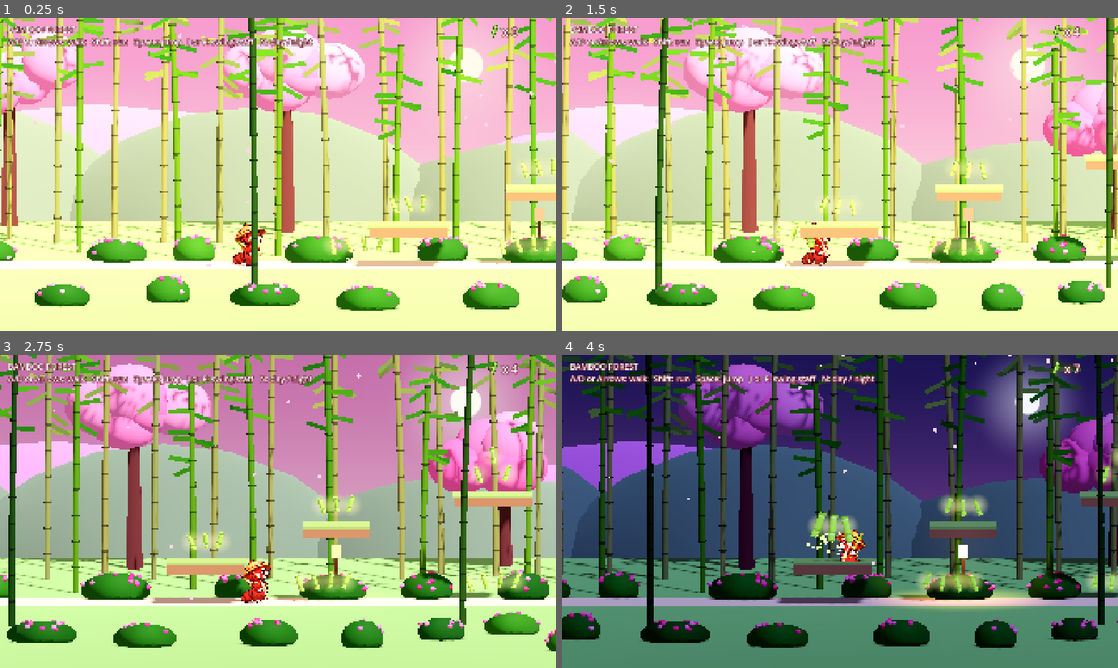
Above: before the commit, frames 1-4 (two rows, left to right).
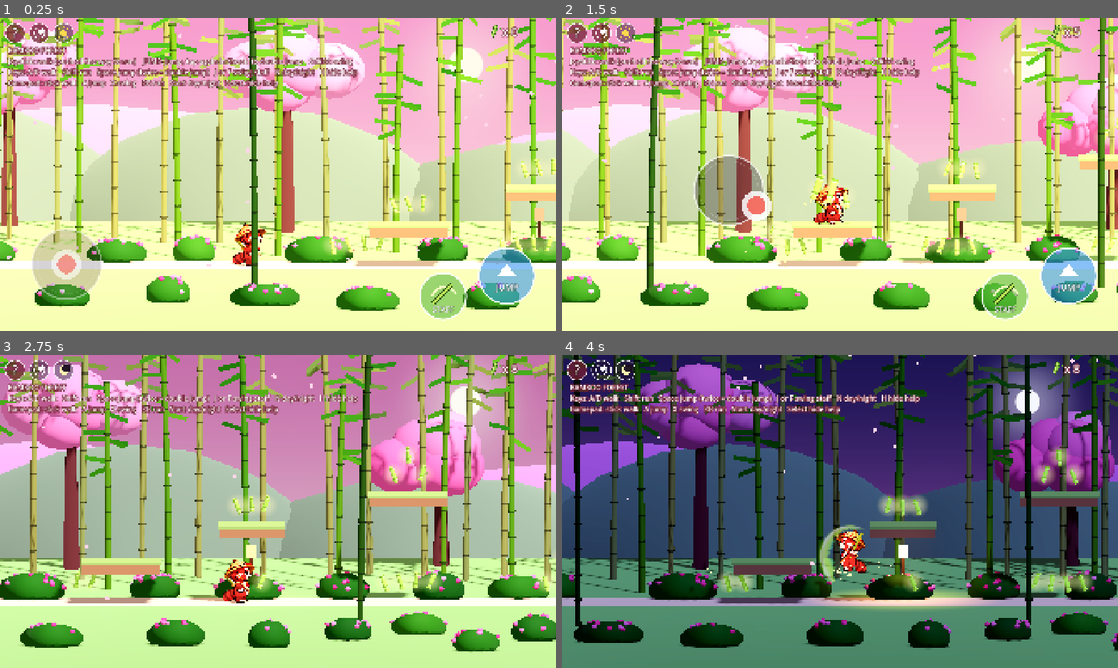
Above: after the commit, the same moments.

Repository: hotspotfufu/FLUTTE-3.5
Game: Godot game, scene res://Scenes/Levels/Level01_BambooForest.tscn
Two runs of this game, one before a commit and one after it. Both use one fixed random seed, a clock stepped at 60 frames per second and the inputs below.
Inputs (mouse positions are in pixels of both pictures, inside the frame that each line leads up to):
- Up to frame 1 (0.25 s): no input
- Up to frame 2 (1.5 s): tap Enter at 0.5 s; move the mouse to (962, 158) at 0.52 s; hold D (flutte_right) 0.53-1.25 s; hold Shift (flutte_run) 0.53-1.25 s; tap J (flutte_attack) at 0.6 s; click (962, 158) at 0.67 s; tap Space (flutte_jump) at 0.77, 1.07 s; drag from (728, 190) to (812, 237) at 1.27 s
- Up to frame 3 (2.75 s): move the mouse to (333, 442) at 2.02 s; hold D (flutte_right) from 2.03 s (still down); hold N (flutte_day_night, bound only after the commit) from 2.03 s (still down); click (333, 442) at 2.17 s; tap T (flutte_toggle_touch, bound only after the commit) at 2.3 s
- Up to frame 4 (4 s): release D (flutte_right) at 2.75 s; release N (flutte_day_night, bound only after the commit) at 2.75 s; drag from (812, 574) to (673, 464) at 2.77 s; move the mouse to (1006, 558) at 3.52 s; hold A (flutte_left) from 3.53 s (still down); tap K at 3.6 s; click (1006, 558) at 3.67 s; tap Space (flutte_jump) at 3.77 s; tap F at 3.8 s

The runs differ from the first frame. In frame 1, 9.6% of the frame differs, in the area x 0-97%, y 1-97%; in frame 2, 41%; in frame 3, 57%, in the area x 0-100%, y 0-96%; in frame 4, 56%.

Commit message:
Add files via upload

Diff:
--- a/Flutte_scripts/Flutte_scripts/flutte_gameplay_setup.gd
+++ b/Flutte_scripts/Flutte_scripts/flutte_gameplay_setup.gd
@@ -53,6 +53,11 @@
 	var hud: CanvasLayer = load(_dir + "/bamboo_hud.gd").new()
 	level.add_child(hud)
 
+	# --- joystick, buttons, show/hide help, day/night button ---
+	var touch: CanvasLayer = load(_dir + "/flutte_touch_controls.gd").new()
+	touch.set("level", level)
+	level.add_child(touch)
+
 	# --- bamboo sticks ---
 	if get_tree().get_nodes_in_group("bamboo").is_empty():
 		_place_bamboo(level, spawn.x)
--- a/Flutte_scripts/Flutte_scripts/flutte_player.gd
+++ b/Flutte_scripts/Flutte_scripts/flutte_player.gd
@@ -9,9 +9,10 @@
 ##     in a big arc, then puts it back (press again mid-swing for a second swing)
 ##
 ## Controls:  A/D or Left/Right = walk     hold Shift = run
-##            Space / W / Up = jump (hold for higher)
+##            Space / W / Up = jump, press again in the air = double jump
 ##            J / K / F = swing the staff
-##            Gamepad: left stick, A = jump, X = attack, RB = run
+##            Gamepad: left stick / D-pad, A = jump, X or B = attack, RB/LB/RT = run
+##            Touch: on-screen joystick + buttons (see flutte_touch_controls.gd)
 
 signal bamboo_changed(total: int)
 signal attacked
@@ -33,6 +34,8 @@
 @export var coyote_time := 0.10
 @export var jump_buffer_time := 0.12
 @export var jump_cut := 0.5
+@export var air_jumps := 1            ## 1 = double jump
+@export var double_jump_velocity := 10.0
 
 @export_group("Attack")
 @export var attack_damage := 1
@@ -112,9 +115,12 @@
 var _staff_hand: Node3D
 var _staff_back: Sprite3D
 var _hitbox: Area3D
-var _trail: MeshInstance3D
-var _trail_mesh: ImmediateMesh
-var _trail_pts: Array = []
+var _spin_root: Node3D
+var _air_jumps_left := 0
+var _flip_t := -1.0
+var _combo := 0
+var _sparks: CPUParticles3D
+static var _slash_shader: Shader
 var _sfx: AudioStreamPlayer
 var _cam: Camera3D
 var _cam_base := Vector3.ZERO
@@ -133,7 +139,7 @@
 	_build_collision()
 	_build_rig()
 	_build_hitbox()
-	_build_trail()
+	_build_sparks()
 	_sfx = AudioStreamPlayer.new()
 	_sfx.stream = _make_whoosh()
 	_sfx.volume_db = -7.0
@@ -175,9 +181,14 @@
 
 
 func _build_rig() -> void:
+	_spin_root = Node3D.new()
+	_spin_root.name = "SpinRoot"
+	_spin_root.position = Vector3(0, 0.85, 0)
+	add_child(_spin_root)
 	_rig = Node3D.new()
 	_rig.name = "Rig"
-	add_child(_rig)
+	_rig.position = Vector3(0, -0.85, 0)
+	_spin_root.add_child(_rig)
 
 	_leg_back = _pivot(_rig, HIP_BACK, ORIGIN)
 	_leg_back.add_child(_sprite("flutte_leg_back.png", R_LEG_BACK, HIP_BACK, -0.030))
@@ -220,19 +231,34 @@
 	add_child(_hitbox)
 
 
-func _build_trail() -> void:
-	_trail_mesh = ImmediateMesh.new()
-	_trail = MeshInstance3D.new()
-	_trail.mesh = _trail_mesh
-	_trail.cast_shadow = GeometryInstance3D.SHADOW_CASTING_SETTING_OFF
+func _build_sparks() -> void:
+	# little glowing flecks thrown off the staff tip while swinging
+	_sparks = CPUParticles3D.new()
+	_sparks.emitting = false
+	_sparks.amount = 28
+	_sparks.lifetime = 0.35
+	_sparks.local_coords = false
+	_sparks.direction = Vector3(0, 1, 0)
+	_sparks.spread = 180.0
+	_sparks.initial_velocity_min = 0.6
+	_sparks.initial_velocity_max = 1.8
+	_sparks.gravity = Vector3(0, -2.0, 0)
+	_sparks.scale_amount_min = 0.4
+	_sparks.scale_amount_max = 1.0
+	var q := QuadMesh.new()
+	q.size = Vector2(0.07, 0.07)
 	var m := StandardMaterial3D.new()
 	m.shading_mode = BaseMaterial3D.SHADING_MODE_UNSHADED
-	m.transparency = BaseMaterial3D.TRANSPARENCY_ALPHA
-	m.vertex_color_use_as_albedo = true
-	m.cull_mode = BaseMaterial3D.CULL_DISABLED
-	_trail.material_override = m
-	_trail.top_level = true
-	add_child(_trail)
+	m.billboard_mode = BaseMaterial3D.BILLBOARD_ENABLED
+	m.albedo_color = Color(0.92, 1.0, 0.6)
+	q.material = m
+	_sparks.mesh = q
+	var curve := Curve.new()
+	curve.add_point(Vector2(0.0, 1.0))
+	curve.add_point(Vector2(1.0, 0.0))
+	_sparks.scale_amount_curve = curve
+	_sparks.top_level = true
+	add_child(_sparks)
 
 
 func _grab_camera() -> void:
@@ -259,11 +285,21 @@
 		var g := gravity * (fall_multiplier if velocity.y < 0.0 else 1.0)
 		velocity.y = maxf(velocity.y - g * delta, -max_fall_speed)
 
+	if on_floor:
+		_air_jumps_left = air_jumps
 	if _jump_buf > 0.0 and _coyote > 0.0:
 		velocity.y = jump_velocity
 		_jump_buf = 0.0
 		_coyote = 0.0
 		_squash = Vector2(0.86, 1.16)
+	elif Input.is_action_just_pressed("flutte_jump") and not on_floor and _coyote <= 0.0 and _air_jumps_left > 0:
+		# double jump: a fresh boost upward with a front flip and a puff of air
+		_air_jumps_left -= 1
+		_jump_buf = 0.0
+		velocity.y = double_jump_velocity
+		_squash = Vector2(0.8, 1.2)
+		_flip_t = 0.0
+		_puff()
 	if Input.is_action_just_released("flutte_jump") and velocity.y > 0.0:
 		velocity.y *= jump_cut
 
@@ -374,6 +410,7 @@
 			_arm = lerpf(ARM_FOLLOW, ARM_BACK, _ease_in_out(_atk_t / T_SHEATHE))
 			if _atk_t >= T_SHEATHE:
 				_set_staff_in_hand(false)   # staff goes back on his back
+				_combo = 0
 				_start(Atk.RETURN)
 		Atk.RETURN:
 			# lower the arm down his back to rest (360 degrees == hanging down)
@@ -389,8 +426,10 @@
 	_atk_from = _arm
 	if state == Atk.SWING:
 		_hit_list.clear()
-		_trail_pts.clear()
-		_sfx.pitch_scale = randf_range(0.92, 1.12)
+		_combo += 1
+		_spawn_slash(_combo % 2 == 0)
+		_sparks.emitting = true
+		_sfx.pitch_scale = randf_range(0.92, 1.12) + (0.12 if _combo % 2 == 0 else 0.0)
 		_sfx.play()
 		if is_on_floor():
 			velocity.x += facing * 1.6
@@ -507,31 +546,141 @@
 	_rig.scale = Vector3(-sx * _squash.x, _squash.y, 1.0)
 
 	_hitbox.position = Vector3(facing * 0.75, 0.95, 0.0)
-	_update_trail(delta)
+	_update_flip(delta)
+	if _sparks.emitting:
+		_sparks.global_position = _staff_hand.to_global(Vector3((1.0 - STAFF_GRIP) * STAFF_LEN * PX * STAFF_SCALE, 0, 0.03))
+		if _atk != Atk.SWING and _atk != Atk.FOLLOW:
+			_sparks.emitting = false
 	_update_camera(delta)
 
 
-func _update_trail(_delta: float) -> void:
-	var swinging := _atk == Atk.SWING or _atk == Atk.FOLLOW
-	if swinging and _staff_hand.visible:
-		var tip := _staff_hand.to_global(Vector3((1.0 - STAFF_GRIP) * STAFF_LEN * PX * STAFF_SCALE, 0, 0.02))
-		var mid := _staff_hand.to_global(Vector3(0.4 * STAFF_LEN * PX * STAFF_SCALE, 0, 0.02))
-		_trail_pts.append([tip, mid, 1.0])
-	for p in _trail_pts:
-		p[2] -= 0.16
-	while _trail_pts.size() > 0 and _trail_pts[0][2] <= 0.0:
-		_trail_pts.pop_front()
-	_trail_mesh.clear_surfaces()
-	if _trail_pts.size() < 2:
+func _update_flip(delta: float) -> void:
+	if _flip_t < 0.0:
+		_spin_root.rotation.z = 0.0
 		return
-	_trail_mesh.surface_begin(Mesh.PRIMITIVE_TRIANGLE_STRIP)
-	for p in _trail_pts:
-		var a: float = p[2]
-		_trail_mesh.surface_set_color(Color(1.0, 1.0, 0.9, 0.6 * a))
-		_trail_mesh.surface_add_vertex(p[0])
-		_trail_mesh.surface_set_color(Color(0.75, 1.0, 0.55, 0.0))
-		_trail_mesh.surface_add_vertex(p[1])
-	_trail_mesh.surface_end()
+	_flip_t += delta / 0.42
+	if _flip_t >= 1.0 or is_on_floor():
+		_flip_t = -1.0
+		_spin_root.rotation.z = 0.0
+		return
+	var k := 1.0 - pow(1.0 - _flip_t, 2.2)
+	_spin_root.rotation.z = -float(facing) * TAU * k   # forward somersault
+
+
+func _puff() -> void:
+	# a ring of air under his feet for the double jump
+	var ring := MeshInstance3D.new()
+	var q := QuadMesh.new()
+	q.size = Vector2(0.9, 0.9)
+	ring.mesh = q
+	var m := ShaderMaterial.new()
+	var sh := Shader.new()
+	sh.code = """
+shader_type spatial;
+render_mode unshaded, cull_disabled, depth_draw_never, shadows_disabled;
+uniform float t = 0.0;
+void fragment() {
+	vec2 p = (UV - 0.5) * 2.0;
+	p.y *= 2.6;
+	float r = length(p);
+	float e = 0.55 + t * 0.38;
+	float ring = smoothstep(e - 0.16, e - 0.05, r) * (1.0 - smoothstep(e, e + 0.04, r));
+	ALBEDO = vec3(1.0, 1.0, 0.95);
+	ALPHA = ring * (1.0 - t) * 0.9;
+}
+"""
+	m.shader = sh
+	ring.material_override = m
+	ring.cast_shadow = GeometryInstance3D.SHADOW_CASTING_SETTING_OFF
+	get_parent().add_child(ring)
+	ring.global_position = global_position + Vector3(0, 0.05, 0.05)
+	var tw := ring.create_tween()
+	tw.tween_method(func(v: float): m.set_shader_parameter("t", v), 0.0, 1.0, 0.35)
+	tw.parallel().tween_property(ring, "scale", Vector3(1.8, 1.8, 1.0), 0.35)
+	tw.tween_callback(ring.queue_free)
+
+
+# ======================================================================= swing effect
+## A glowing crescent "slash" that sweeps along the path of the staff:
+## bright white core on the outside edge, fading through lime and green into
+## ragged teal streaks on the inside. The second hit of a combo is pink & gold.
+func _spawn_slash(alt: bool) -> void:
+	if _slash_shader == null:
+		_slash_shader = Shader.new()
+		_slash_shader.code = SLASH_SHADER
+	var m := ShaderMaterial.new()
+	m.shader = _slash_shader
+	m.set_shader_parameter("seed", randf() * 100.0)
+	if alt:
+		m.set_shader_parameter("c_core", Color(1.0, 0.98, 0.9))
+		m.set_shader_parameter("c_mid", Color(1.0, 0.75, 0.3))
+		m.set_shader_parameter("c_edge", Color(1.0, 0.3, 0.6))
+	var q := QuadMesh.new()
+	q.size = Vector2(2.5, 2.5)
+	var slash := MeshInstance3D.new()
+	slash.mesh = q
+	slash.material_override = m
+	slash.cast_shadow = GeometryInstance3D.SHADOW_CASTING_SETTING_OFF
+	# centred on the shoulder, in front of Flutte; it flips with him
+	slash.position = _p(SHOULDER, HIPS) + Vector3(0, 0, 0.08)
+	_upper.add_child(slash)
+	var tw := slash.create_tween()
+	tw.tween_method(func(v: float): m.set_shader_parameter("progress", v), 0.0, 1.0, T_SWING * 1.15).set_ease(Tween.EASE_OUT).set_trans(Tween.TRANS_QUAD)
+	tw.tween_method(func(v: float): m.set_shader_parameter("fade", v), 1.0, 0.0, 0.26)
+	tw.parallel().tween_property(slash, "scale", Vector3(1.12, 1.12, 1.0), 0.26)
+	tw.tween_callback(slash.queue_free)
+
+
+const SLASH_SHADER := """
+shader_type spatial;
+render_mode unshaded, cull_disabled, depth_draw_never, shadows_disabled;
+
+uniform float progress = 0.0;   // how far the slash has swept (0..1)
+uniform float fade = 1.0;
+uniform float a0 = 1.0;         // start angle (radians) - up behind his head
+uniform float a1 = 4.15;        // end angle - down in front of him
+uniform float radius = 0.88;
+uniform float width = 0.62;
+uniform float seed = 0.0;
+uniform vec3 c_core : source_color = vec3(1.0, 1.0, 0.9);
+uniform vec3 c_mid : source_color = vec3(0.78, 1.0, 0.25);
+uniform vec3 c_edge : source_color = vec3(0.05, 0.7, 0.55);
+
+float hash(float n) { return fract(sin(n * 12.9898 + seed) * 43758.5453); }
+float vnoise(float x) {
+	float i = floor(x);
+	float f = fract(x);
+	f = f * f * (3.0 - 2.0 * f);
+	return mix(hash(i), hash(i + 1.0), f);
+}
+
+void fragment() {
+	vec2 p = (UV - 0.5) * 2.0;
+	p.y = -p.y;
+	float r = length(p);
+	float a = atan(p.y, p.x);
+	float span = a1 - a0;
+	float da = mod(a - a0 + 6.2831853, 6.2831853);
+	float s = da / span;                         // 0 at the start of the arc, 1 at the end
+	if (s > progress || s > 1.0) {
+		discard;
+	}
+	float tail = clamp(s / max(progress, 0.001), 0.0, 1.0);   // 0 = oldest, 1 = staff tip
+	float th = width * pow(tail, 0.7) * (1.0 - 0.75 * smoothstep(0.86, 1.0, tail));
+	th = max(th, 0.0005);
+	float d = (radius - r) / th;                 // 0 on the outer edge, 1 on the inner edge
+	float rag = vnoise(s * 24.0) * 0.5 + vnoise(s * 57.0) * 0.3;
+	float inner = 1.0 - rag * (0.9 - 0.5 * tail);
+	float band = smoothstep(-0.12, 0.04, d) * (1.0 - smoothstep(inner - 0.3, inner, d));
+	vec3 col = mix(c_core, c_mid, smoothstep(0.04, 0.35, d));
+	col = mix(col, c_edge, smoothstep(0.35, 0.85, d));
+	float glow = (1.0 - smoothstep(0.0, 0.09, r - radius)) * step(radius, r) * 0.55;
+	col = mix(col, c_mid, step(radius, r));
+	float alpha = max(band, glow * tail) * smoothstep(0.0, 0.18, tail) * fade;
+	ALBEDO = col;
+	ALPHA = clamp(alpha, 0.0, 1.0);
+}
+"""
 
 
 func _update_camera(delta: float) -> void:
@@ -553,8 +702,8 @@
 	_add_action("flutte_left", [KEY_A, KEY_LEFT], [JOY_BUTTON_DPAD_LEFT], [JOY_AXIS_LEFT_X, -1.0])
 	_add_action("flutte_right", [KEY_D, KEY_RIGHT], [JOY_BUTTON_DPAD_RIGHT], [JOY_AXIS_LEFT_X, 1.0])
 	_add_action("flutte_jump", [KEY_SPACE, KEY_W, KEY_UP], [JOY_BUTTON_A])
-	_add_action("flutte_run", [KEY_SHIFT], [JOY_BUTTON_RIGHT_SHOULDER])
-	_add_action("flutte_attack", [KEY_J, KEY_K, KEY_F], [JOY_BUTTON_X])
+	_add_action("flutte_run", [KEY_SHIFT], [JOY_BUTTON_RIGHT_SHOULDER, JOY_BUTTON_LEFT_SHOULDER], [JOY_AXIS_TRIGGER_RIGHT, 1.0])
+	_add_action("flutte_attack", [KEY_J, KEY_K, KEY_F], [JOY_BUTTON_X, JOY_BUTTON_B, JOY_BUTTON_Y])
 
 
 static func _add_action(action: String, keys: Array, joy: Array, axis: Array = []) -> void:
--- /dev/null
+++ b/Flutte_scripts/Flutte_scripts/flutte_touch_controls.gd
@@ -0,0 +1,329 @@
+extends CanvasLayer
+## On-screen controls for FLUTTE.
+##   * Virtual joystick (left side): drag anywhere on the left of the screen.
+##     Push a little to walk, push all the way to run.
+##   * JUMP button (bottom right) - tap again in the air to double jump.
+##   * STAFF button - swing the bamboo staff.
+##   * Top-left buttons:  ?  = show / hide the instructions
+##                        joystick icon = show / hide the touch controls
+##                        sun / moon = day / night
+## Keyboard shortcuts: H = instructions, T = touch controls, N = day / night.
+## Gamepad: Back/Select = instructions, Start = day / night.
+## The touch controls start visible on phones/tablets and hidden on computers.
+
+const JOY_RADIUS := 120.0
+const KNOB_RADIUS := 52.0
+const JUMP_RADIUS := 96.0
+const STAFF_RADIUS := 80.0
+const TOP_RADIUS := 34.0
+const RUN_PUSH := 0.85
+const DEAD_ZONE := 0.18
+
+var level: Node = null
+var controls_visible := false
+var help_visible := true
+
+var _canvas: Control
+var _joy_index := -1
+var _joy_base := Vector2.ZERO
+var _joy_knob := Vector2.ZERO
+var _jump_index := -1
+var _staff_index := -1
+var _hint: Label = null
+var _day_night: Node = null
+var _font: Font
+
+
+func _ready() -> void:
+	layer = 30
+	add_to_group("flutte_touch_controls")
+	controls_visible = DisplayServer.is_touchscreen_available()
+	_font = ThemeDB.fallback_font
+	_canvas = Control.new()
+	_canvas.mouse_filter = Control.MOUSE_FILTER_IGNORE
+	_canvas.set_anchors_preset(Control.PRESET_FULL_RECT)
+	_canvas.draw.connect(_draw_controls)
+	add_child(_canvas)
+	_add_shortcut("flutte_toggle_help", KEY_H, JOY_BUTTON_BACK)
+	_add_shortcut("flutte_toggle_touch", KEY_T, -1)
+	_add_shortcut("flutte_day_night", KEY_N, JOY_BUTTON_START)
+	_hook_level.call_deferred()
+
+
+func _hook_level() -> void:
+	if level == null:
+		level = get_tree().current_scene
+	if level == null:
+		return
+	_hint = level.get_node_or_null("HUD/Hint") as Label
+	if _hint:
+		_hint.offset_top = 96.0
+		_hint.offset_right = 1880.0
+		_hint.add_theme_font_size_override("font_size", 24)
+		_hint.autowrap_mode = TextServer.AUTOWRAP_WORD_SMART
+	_day_night = level.get_node_or_null("DayNight")
+	if _day_night:
+		# the old "double-tap anywhere" switch fights with the touch buttons,
+		# so day / night now lives on its own button (and the N key)
+		_day_night.set_process_unhandled_input(false)
+	_refresh_hint()
+
+
+func _process(_delta: float) -> void:
+	_canvas.queue_redraw()
+
+
+# ------------------------------------------------------------------ layout
+func _size() -> Vector2:
+	return _canvas.size if _canvas.size.x > 10.0 else get_viewport().get_visible_rect().size
+
+
+func _joy_home() -> Vector2:
+	var s := _size()
+	return Vector2(230.0, s.y - 230.0)
+
+
+func _jump_pos() -> Vector2:
+	var s := _size()
+	return Vector2(s.x - 170.0, s.y - 190.0)
+
+
+func _staff_pos() -> Vector2:
+	var s := _size()
+	return Vector2(s.x - 390.0, s.y - 120.0)
+
+
+func _top_pos(i: int) -> Vector2:
+	return Vector2(52.0 + i * 84.0, 52.0)
+
+
+# ------------------------------------------------------------------ input
+func _input(event: InputEvent) -> void:
+	if event.is_action_pressed("flutte_toggle_help"):
+		_toggle_help()
+	elif event.is_action_pressed("flutte_toggle_touch"):
+		_toggle_controls()
+	elif event.is_action_pressed("flutte_day_night"):
+		_toggle_day_night()
+
+	if event is InputEventScreenTouch:
+		var t := event as InputEventScreenTouch
+		var pos := _to_canvas(t.position)
+		if t.pressed:
+			if _handle_press(t.index, pos):
+				get_viewport().set_input_as_handled()
+		else:
+			if _handle_release(t.index):
+				get_viewport().set_input_as_handled()
+	elif event is InputEventScreenDrag:
+		var d := event as InputEventScreenDrag
+		if d.index == _joy_index:
+			_move_joy(_to_canvas(d.position))
+			get_viewport().set_input_as_handled()
+
+
+func _to_canvas(p: Vector2) -> Vector2:
+	# touch positions arrive in viewport space; the canvas may be scaled
+	return _canvas.get_global_transform_with_canvas().affine_inverse() * p
+
+
+func _handle_press(index: int, pos: Vector2) -> bool:
+	# top-left buttons work even when the touch controls are hidden
+	for i in 3:
+		if pos.distance_to(_top_pos(i)) <= TOP_RADIUS + 14.0:
+			match i:
+				0: _toggle_help()
+				1: _toggle_controls()
+				2: _toggle_day_night()
+			return true
+	if not controls_visible:
+		return false
+	if pos.distance_to(_jump_pos()) <= JUMP_RADIUS + 20.0:
+		_jump_index = index
+		Input.action_press("flutte_jump")
+		return true
+	if pos.distance_to(_staff_pos()) <= STAFF_RADIUS + 20.0:
+		_staff_index = index
+		Input.action_press("flutte_attack")
+		return true
+	var s := _size()
+	if pos.x < s.x * 0.45 and pos.y > 140.0 and _joy_index == -1:
+		_joy_index = index
+		_joy_base = pos
+		_joy_knob = pos
+		_apply_joy()
+		return true
+	return false
+
+
+func _handle_release(index: int) -> bool:
+	if index < 0:
+		return false
+	if index == _jump_index:
+		_jump_index = -1
+		Input.action_release("flutte_jump")
+		return true
+	if index == _staff_index:
+		_staff_index = -1
+		Input.action_release("flutte_attack")
+		return true
+	if index == _joy_index:
+		_joy_index = -1
+		_release_move()
+		return true
+	return false
+
+
+func _move_joy(pos: Vector2) -> void:
+	var v := pos - _joy_base
+	if v.length() > JOY_RADIUS:
+		# drag the base along so the stick never "runs out"
+		_joy_base = pos - v.normalized() * JOY_RADIUS
+		v = pos - _joy_base
+	_joy_knob = _joy_base + v
+	_apply_joy()
+
+
+func _apply_joy() -> void:
+	var v := (_joy_knob - _joy_base) / JOY_RADIUS
+	var x := clampf(v.x, -1.0, 1.0)
+	if absf(x) < DEAD_ZONE:
+		_release_move()
+		return
+	var strength := clampf((absf(x) - DEAD_ZONE) / (1.0 - DEAD_ZONE) * 1.15, 0.25, 1.0)
+	if x > 0.0:
+		Input.action_release("flutte_left")
+		Input.action_press("flutte_right", strength)
+	else:
+		Input.action_release("flutte_right")
+		Input.action_press("flutte_left", strength)
+	if absf(x) >= RUN_PUSH:
+		Input.action_press("flutte_run")
+	else:
+		Input.action_release("flutte_run")
+
+
+func _release_move() -> void:
+	Input.action_release("flutte_left")
+	Input.action_release("flutte_right")
+	Input.action_release("flutte_run")
+
+
+# ------------------------------------------------------------------ toggles
+func _toggle_help() -> void:
+	help_visible = not help_visible
+	if _hint:
+		_hint.visible = help_visible
+
+
+func _toggle_controls() -> void:
+	controls_visible = not controls_visible
+	if not controls_visible:
+		_joy_index = -1
+		_jump_index = -1
+		_staff_index = -1
+		_release_move()
+		Input.action_release("flutte_jump")
+		Input.action_release("flutte_attack")
+	_refresh_hint()
+
+
+func _toggle_day_night() -> void:
+	if _day_night and _day_night.has_method("set_night"):
+		_day_night.call("set_night", not bool(_day_night.get("_is_night")))
+
+
+func _refresh_hint() -> void:
+	if _hint == null:
+		return
+	var t := "BAMBOO FOREST\n"
+	if controls_visible:
+		t += "Joystick: walk (push all the way to run)    JUMP: jump, tap again in the air to double jump    STAFF: swing\n"
+	t += "Keys: A/D walk   Shift run   Space jump (twice = double jump)   J or F swing staff   N day/night   H hide help\n"
+	t += "Gamepad: stick walk   A jump   X swing   RB run   Start day/night   Select hide help"
+	_hint.text = t
+	_hint.visible = help_visible
+
+
+func _add_shortcut(action: String, key: Key, joy: int) -> void:
+	if not InputMap.has_action(action):
+		InputMap.add_action(action)
+	if InputMap.action_get_events(action).size() > 0:
+		return
+	var e := InputEventKey.new()
+	e.physical_keycode = key
+	InputMap.action_add_event(action, e)
+	if joy >= 0:
+		var j := InputEventJoypadButton.new()
+		j.button_index = joy as JoyButton
+		InputMap.action_add_event(action, j)
+
+
+# ------------------------------------------------------------------ drawing
+func _draw_controls() -> void:
+	var c := _canvas
+	# top-left buttons
+	_round_button(_top_pos(0), TOP_RADIUS, help_visible)
+	_text_center("?", _top_pos(0), 40, Color.WHITE)
+	_round_button(_top_pos(1), TOP_RADIUS, controls_visible)
+	_draw_joy_icon(_top_pos(1))
+	_round_button(_top_pos(2), TOP_RADIUS, false)
+	_draw_sun_moon(_top_pos(2))
+
+	if not controls_visible:
+		return
+	# joystick
+	var base := _joy_base if _joy_index != -1 else _joy_home()
+	var knob := _joy_knob if _joy_index != -1 else _joy_home()
+	var a := 0.55 if _joy_index != -1 else 0.3
+	c.draw_circle(base, JOY_RADIUS, Color(0.1, 0.05, 0.12, a * 0.6))
+	c.draw_arc(base, JOY_RADIUS, 0.0, TAU, 48, Color(1, 1, 1, a + 0.15), 5.0, true)
+	c.draw_arc(base, JOY_RADIUS * RUN_PUSH, 0.0, TAU, 48, Color(1, 1, 1, a * 0.4), 2.0, true)
+	c.draw_circle(knob, KNOB_RADIUS, Color(1, 1, 1, a + 0.3))
+	c.draw_circle(knob, KNOB_RADIUS * 0.62, Color(0.95, 0.35, 0.3, a + 0.3))
+
+	# jump
+	var jp := _jump_pos()
+	var jdown := _jump_index != -1
+	c.draw_circle(jp, JUMP_RADIUS, Color(0.15, 0.55, 0.95, 0.85 if jdown else 0.55))
+	c.draw_arc(jp, JUMP_RADIUS, 0.0, TAU, 48, Color(1, 1, 1, 0.9), 5.0, true)
+	c.draw_colored_polygon(PackedVector2Array([jp + Vector2(0, -42), jp + Vector2(-34, 2), jp + Vector2(34, 2)]), Color.WHITE)
+	_text_center("JUMP", jp + Vector2(0, 40), 30, Color.WHITE)
+
+	# staff
+	var sp := _staff_pos()
+	var sdown := _staff_index != -1
+	c.draw_circle(sp, STAFF_RADIUS, Color(0.3, 0.7, 0.2, 0.85 if sdown else 0.55))
+	c.draw_arc(sp, STAFF_RADIUS, 0.0, TAU, 48, Color(1, 1, 1, 0.9), 5.0, true)
+	c.draw_arc(sp + Vector2(6, 14), 46.0, deg_to_rad(200), deg_to_rad(330), 16, Color(1, 1, 0.8, 0.9), 7.0, true)
+	c.draw_line(sp + Vector2(-34, 24), sp + Vector2(30, -40), Color(0.2, 0.35, 0.08), 13.0)
+	c.draw_line(sp + Vector2(-34, 24), sp + Vector2(30, -40), Color(0.75, 0.9, 0.35), 8.0)
+	_text_center("STAFF", sp + Vector2(0, 46), 26, Color.WHITE)
+
+
+func _round_button(p: Vector2, r: float, on: bool) -> void:
+	_canvas.draw_circle(p, r, Color(0.45, 0.12, 0.2, 0.75) if on else Color(0.1, 0.05, 0.12, 0.45))
+	_canvas.draw_arc(p, r, 0.0, TAU, 32, Color(1, 1, 1, 0.9), 3.0, true)
+
+
+func _text_center(t: String, p: Vector2, size: int, col: Color) -> void:
+	var w := _font.get_string_size(t, HORIZONTAL_ALIGNMENT_LEFT, -1, size).x
+	_canvas.draw_string_outline(_font, p + Vector2(-w * 0.5, size * 0.35), t, HORIZONTAL_ALIGNMENT_LEFT, -1, size, 6, Color(0, 0, 0, 0.6))
+	_canvas.draw_string(_font, p + Vector2(-w * 0.5, size * 0.35), t, HORIZONTAL_ALIGNMENT_LEFT, -1, size, col)
+
+
+func _draw_joy_icon(p: Vector2) -> void:
+	_canvas.draw_arc(p, 18.0, 0.0, TAU, 24, Color.WHITE, 3.0, true)
+	_canvas.draw_circle(p + Vector2(5, -4), 8.0, Color.WHITE)
+
+
+func _draw_sun_moon(p: Vector2) -> void:
+	var night := _day_night != null and bool(_day_night.get("_is_night"))
+	if night:
+		_canvas.draw_circle(p, 16.0, Color(1.0, 0.95, 0.7))
+		_canvas.draw_circle(p + Vector2(8, -6), 14.0, Color(0.1, 0.05, 0.12, 0.95))
+	else:
+		_canvas.draw_circle(p, 11.0, Color(1.0, 0.85, 0.3))
+		for i in 8:
+			var d := Vector2.from_angle(TAU * i / 8.0)
+			_canvas.draw_line(p + d * 15.0, p + d * 22.0, Color(1.0, 0.85, 0.3), 3.0)
